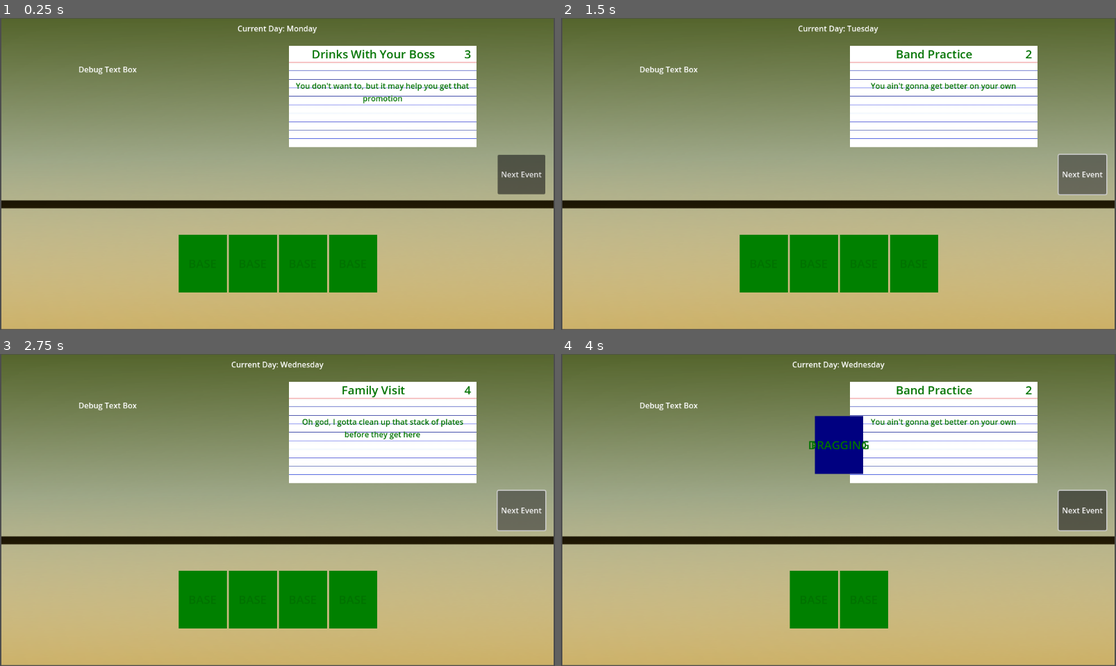
Above: before the commit, frames 1-4 (two rows, left to right).
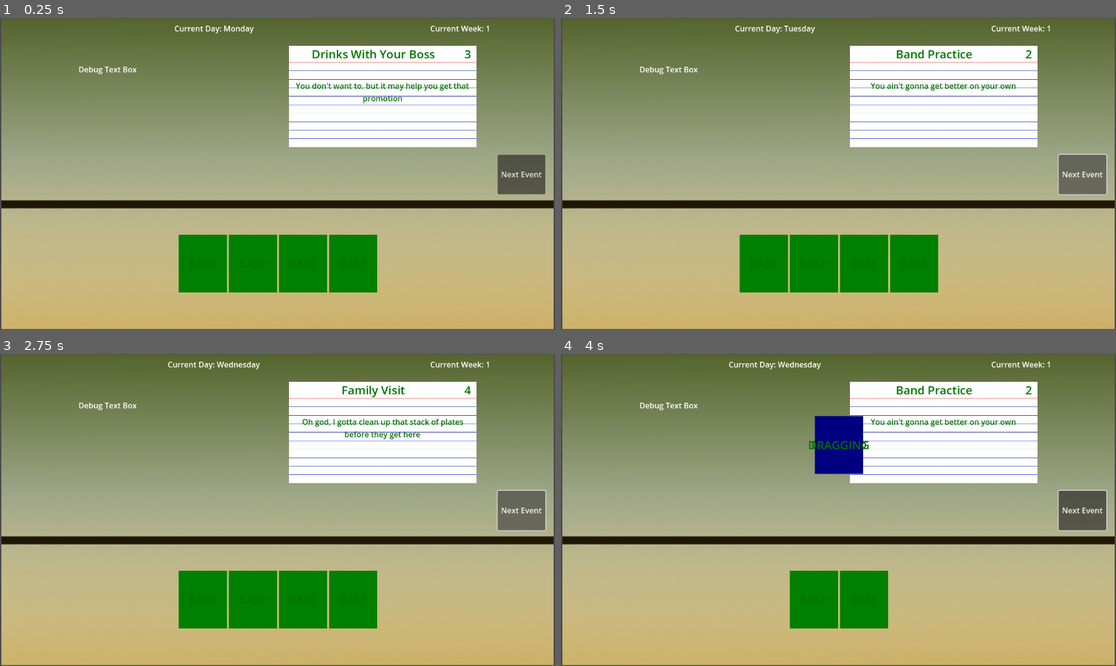
Above: after the commit, the same moments.

Repository: ConstantinBalan/excuse-me
Game: Godot game, scene res://Main Scenes/Apartment/apartment.tscn
Two runs of this game, one before a commit and one after it. Both use one fixed random seed, a clock stepped at 60 frames per second and the inputs below.
Inputs (mouse positions are in pixels of both pictures, inside the frame that each line leads up to):
- Up to frame 1 (0.25 s): no input
- Up to frame 2 (1.5 s): click "Next Event" at 0.5 s; click "Next Event" at 1.25 s
- Up to frame 3 (2.75 s): click "Next Event" at 2 s
- Up to frame 4 (4 s): tap Enter at 2.75 s; drag from (760, 600) to (838, 444) at 2.77 s; drag from (788, 600) to (838, 444) at 3.52 s

The runs differ from the first frame. In frame 1, 0.4% of the frame differs, in the area x 31-89%, y 2-5%; in frame 2, 0.4%; in frame 3, 0.4%, in the area x 30-89%, y 2-5%; in frame 4, 0.4%.

Commit message:
Added rotating week logic

Diff:
--- a/Main Scenes/Apartment/apartment.tscn
+++ b/Main Scenes/Apartment/apartment.tscn
@@ -97,4 +97,11 @@
 size_flags_horizontal = 6
 text = "Current Day"
 
+[node name="CurrentWeek" type="Label" parent="UI/TopHUDInfo"]
+unique_name_in_owner = true
+layout_mode = 2
+size_flags_horizontal = 3
+size_flags_stretch_ratio = 0.29
+text = "Current Week "
+
 [connection signal="pressed" from="UI/NextEventButton" to="." method="_on_next_event_button_pressed"]
--- a/game_objects/day_manager/day_manager.gd
+++ b/game_objects/day_manager/day_manager.gd
@@ -6,10 +6,12 @@
 var current_day: GameEnums.WeekDay
 var current_weather: GameEnums.Weather
 var all_event_resouces: Array[EventStats] = []
+var week_number: int
 
 @onready var event_ui: EventUI = %EventUI  # Reference to your event UI scene
 @onready var next_event_button : Button = %NextEventButton
 @onready var current_day_label: Label = %CurrentDay
+@onready var current_week_label: Label = %CurrentWeek
 
 signal day_completed
 signal week_completed
@@ -22,8 +24,7 @@
 
 
 func _ready():
-	load_next_event.connect(display_next_event)
-	day_completed.connect(update_current_day_label)
+	connect_signals()
 	if GameManager.has_save_game:
 		#load save game events
 		#set current day
@@ -31,10 +32,21 @@
 		pass
 	else:
 		#Start new week
+		week_number = 0
+		initialize_new_week()
+
+func connect_signals():
+	load_next_event.connect(display_next_event)
+	day_completed.connect(update_current_day_label)
+	week_completed.connect(initialize_new_week)
+
+func initialize_new_week():
 		daily_events = []
 		#Set the day to Monday
 		current_day = GameEnums.WeekDay.MONDAY
 		current_day_label.text = "Current Day: " + map_current_day_enum_to_string(current_day)
+		week_number += 1
+		current_week_label.text = "Current Week: " + str(week_number)
 		#Get a random weather for Monday
 		var current_weather = randi() % 6
 		generate_events_for_day(current_day, current_weather)
@@ -138,8 +150,10 @@
 
 func _on_day_completed() -> void:
 	current_day = (current_day + 1) % GameEnums.WeekDay.size()
+	print("Current day in the day_completed function: " + map_current_day_enum_to_string(current_day))
 	if current_day == GameEnums.WeekDay.MONDAY:
 		emit_signal("week_completed")
+		print("Week completed")
 	else:
 		current_weather = randi() % GameEnums.Weather.size()
 		generate_events_for_day(current_day, current_weather)
